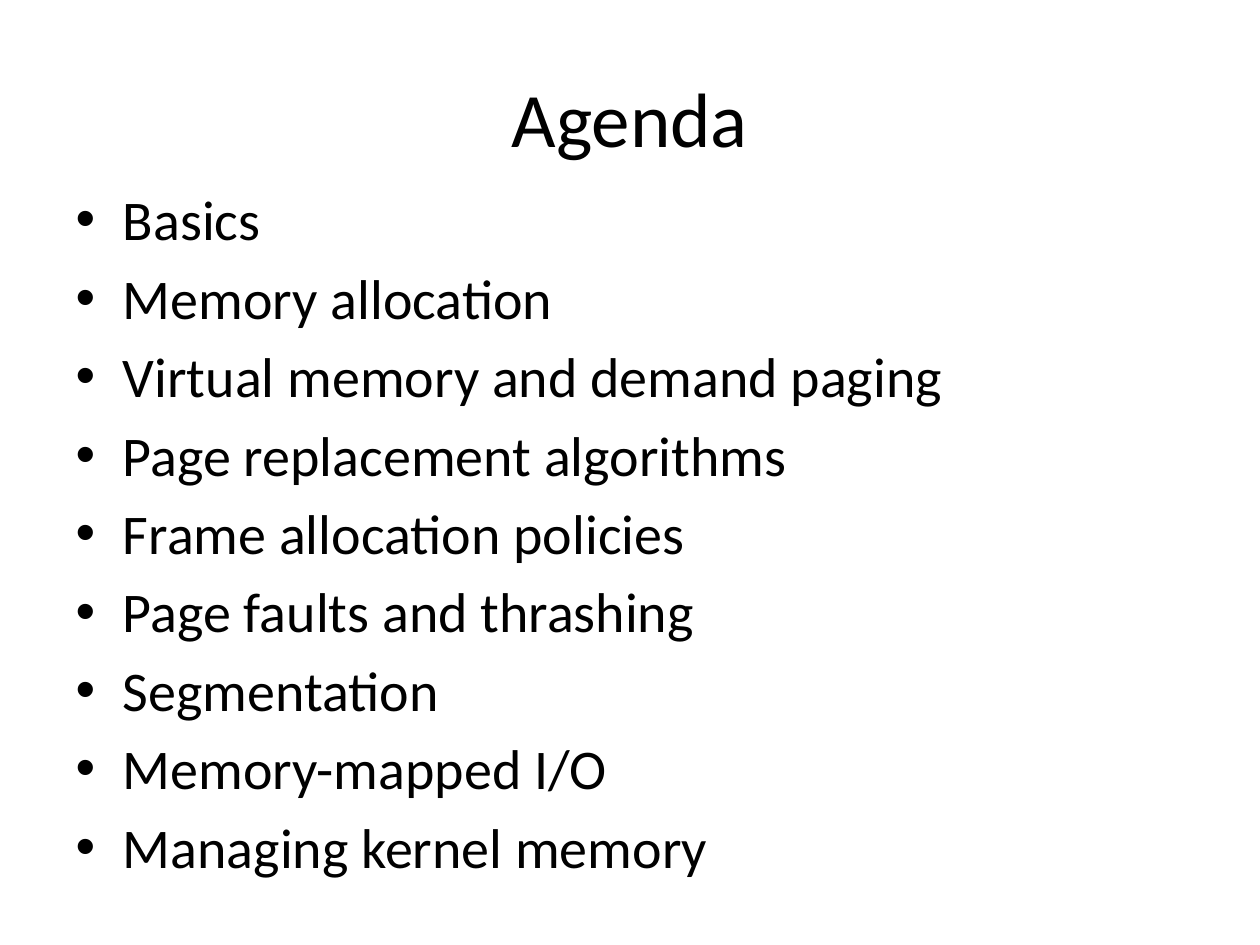
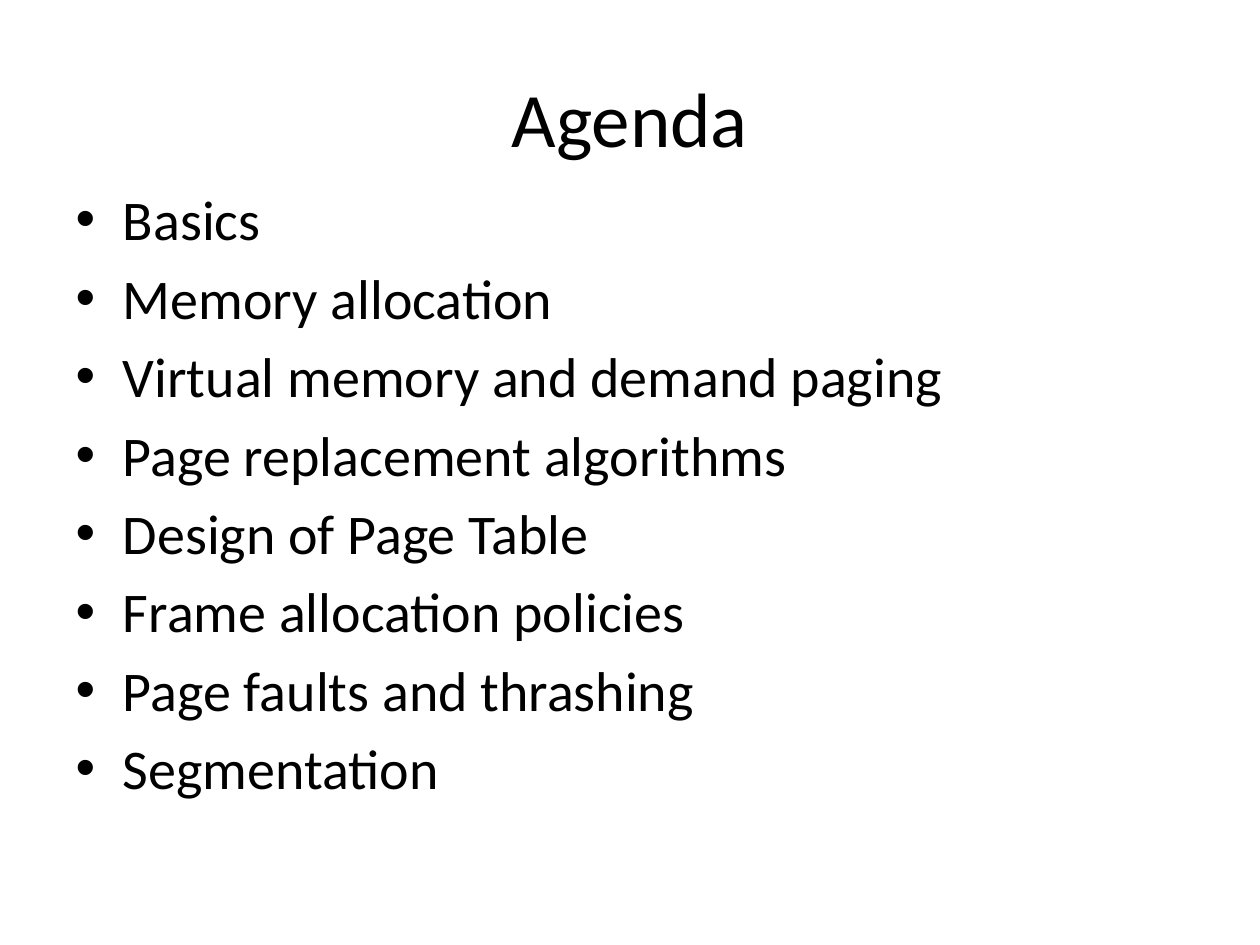
Before and after one commit to sidarth164/iitk-assignments, a slide deck: slide 2 of CS330/lectures/memory_management.pptx. Drawn at 1260x945 pixels with LibreOffice and Linux fonts; fonts in the diff are those of the drawing. Boxes give left, top, right and bottom in pixels: in the first picture for what was removed or moved away, otherwise in the second. Text is boxed around its words. In the diff, an @@ line names an element or a change of style, - is before the commit and + after.

```diff
--- a/CS330/lectures/memory_management.pptx
+++ b/CS330/lectures/memory_management.pptx
@@ text at [123, 515, 588, 564]: paragraph added @@
+• Design of Page Table
@@ text at [123, 750, 707, 878]: paragraphs removed @@
-• Memory-mapped I/O
-• Managing kernel memory
```
Also in this commit, not shown: 7 slides removed, 5 other files.
